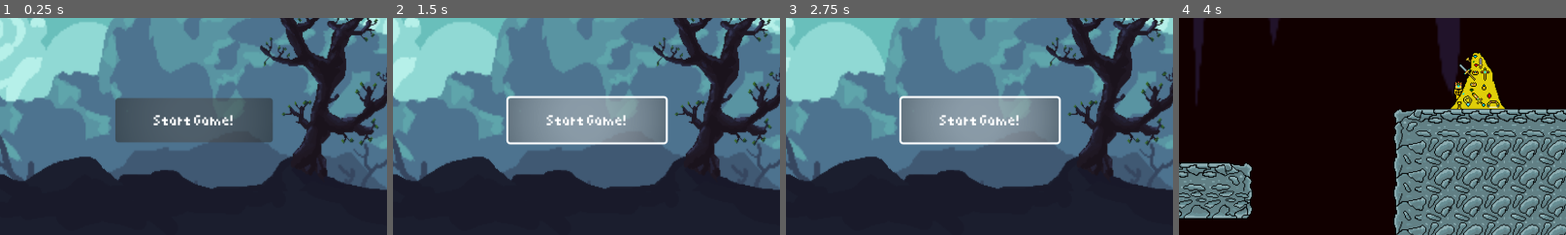
Above: before the commit, frames 1-4 (left to right).
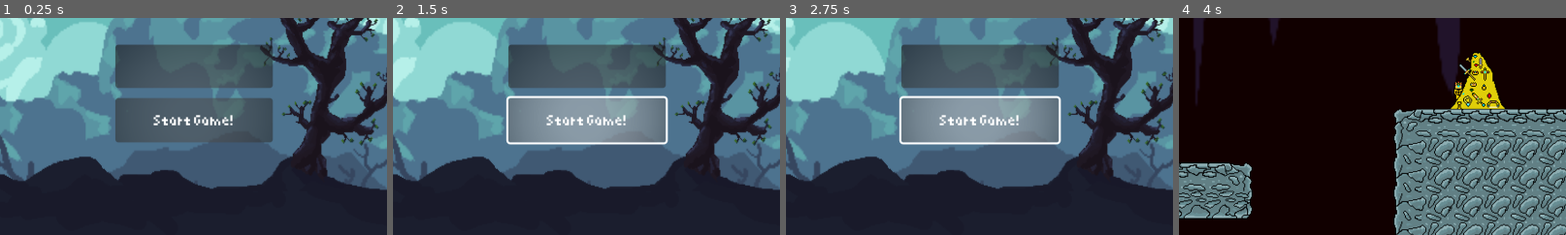
Above: after the commit, the same moments.

Repository: Neolanco/samurai-game
Game: Godot game, scene res://titlescreen.tscn
Two runs of this game, one before a commit and one after it. Both use one fixed random seed, a clock stepped at 60 frames per second and the inputs below.
Inputs (mouse positions are % of the whole screen's width and height, from its top left):
- Up to frame 1 (0.25 s): no input
- Up to frame 2 (1.5 s): click (58, 61) at 0.52 s; click "Start Game!" at 1.25 s
- Up to frame 3 (2.75 s): click "Start Game!" at 2 s
- Up to frame 4 (4 s): tap Enter (ui_accept) at 2.75, 3.02, 3.77 s; hold Right (ui_right) 2.78-3.53 s; hold Space 2.78-3.53 s; hold W from 3.53 s (still down); tap Shift at 3.6 s
The pictures show only the part of the screen within x 33-83%, y 50-100%; the shares and areas given below are measured in that part.

The runs differ from the first frame. In frame 1, 8.1% of the frame differs, in the area x 29-71%, y 12-33%; in frame 2, 8.1%; in frame 3, 8.1%; in frame 4, nothing differs.

Commit message:
BtnChangecharacter

Diff:
--- a/titlescreen.tscn
+++ b/titlescreen.tscn
@@ -63,6 +63,13 @@
 energy = 2.94
 texture = ExtResource("5_oljv4")
 texture_scale = 0.6
+
+[node name="BTNchangeCharacter" type="Button" parent="UI"]
+layout_mode = 0
+offset_left = 370.0
+offset_top = 243.0
+offset_right = 526.0
+offset_bottom = 286.0
 
 [node name="Torch" parent="." instance=ExtResource("9_u3cns")]
 position = Vector2(164.95, 317)
Not shown: 1 places in titlescreen.tscn that only renumber resources
